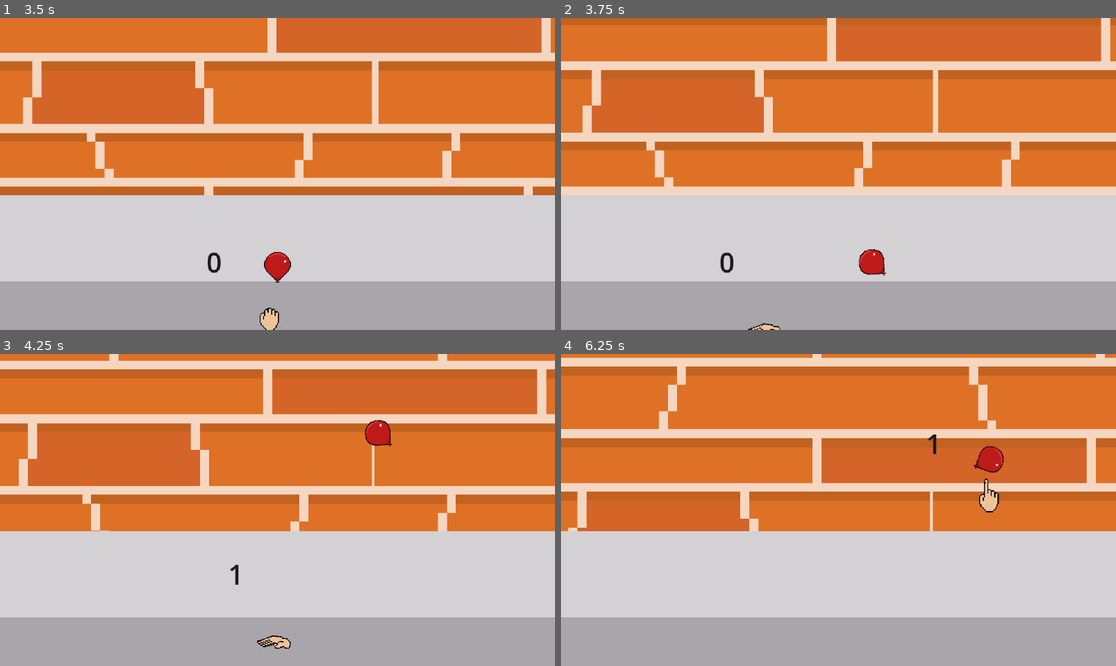
Above: before the commit, frames 1-4 (two rows, left to right).
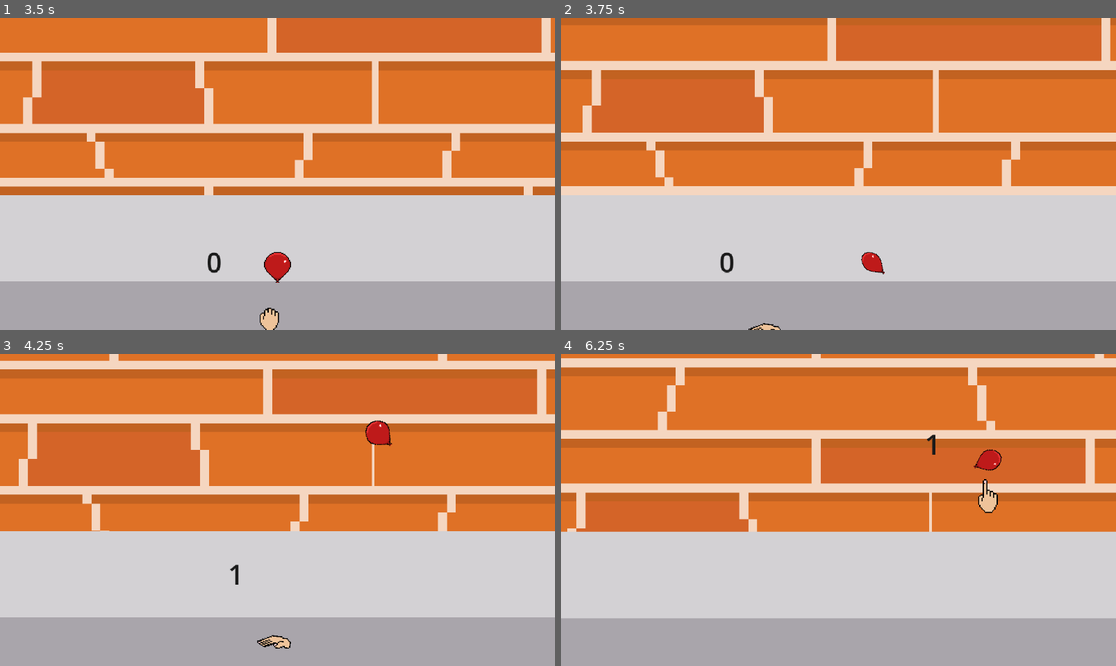
Above: after the commit, the same moments.

Repository: sepeters14/KeepItUpGame
Game: Godot game, scene res://Scenes/game.tscn
Two runs of this game, one before a commit and one after it. Both use one fixed random seed, a clock stepped at 60 frames per second and the inputs below.
Inputs (mouse positions are in pixels of both pictures, inside the frame that each line leads up to):
- Up to frame 1 (3.5 s): move the mouse to (294, 276) at 0.52 s; hold Right mouse button (action_2) 0.53-1.28 s; hold D (move_right) 0.53-2.03 s; tap Space (jump) at 0.77, 1.52, 3.02 s; move the mouse to (444, 220) at 1.27 s; click (444, 220) at 1.35 s; right-click (444, 220) at 1.55 s; move the mouse to (111, 127) at 2.02 s; hold Right mouse button (action_2) 2.03-2.78 s; hold A (move_left) from 2.03 s (still down); move the mouse to (305, 174) at 2.77 s; right-click (305, 174) at 2.85 s
- Up to frame 2 (3.75 s): keep holding A (move_left); move the mouse to (755, 96) at 3.52 s; press the mouse at (755, 96) at 3.53 s
- Up to frame 3 (4.25 s): keep holding A (move_left); tap Space (jump) at 3.77 s; right-click (194, 432) at 3.8 s
- Up to frame 4 (6.25 s): move the mouse to (960, 494) at 4.27 s; release A (move_left) at 4.28 s; release the mouse at (960, 494) at 4.28 s; hold D (move_right) from 4.28 s (still down); right-click (960, 494) at 4.35 s; tap Space (jump) at 4.52, 6.02 s; move the mouse to (727, 525) at 5.02 s; hold Right mouse button (action_2) 5.03-5.78 s; move the mouse to (894, 441) at 5.77 s; click (894, 441) at 5.85 s; right-click (894, 441) at 6.05 s

Frame 1 is identical in both runs. In frame 2, 1.0% of the frame differs, in the area x 0-100%, y 0-100%; in frame 3, 0.2%; in frame 4, 3.7%, in the area x 0-100%, y 0-85%.

Commit message:
add screen shake and sound when balloon hits wall

Diff:
--- a/Scenes/Items/balloon.tscn
+++ b/Scenes/Items/balloon.tscn
@@ -82,3 +82,4 @@
 shape = SubResource("CircleShape2D_5nddh")
 
 [connection signal="area_entered" from="Area2D" to="." method="_on_area_2d_area_entered"]
+[connection signal="body_entered" from="Area2D" to="." method="_on_area_2d_body_entered"]
--- a/Scenes/game.tscn
+++ b/Scenes/game.tscn
@@ -1,6 +1,7 @@
 [gd_scene format=3 uid="uid://cusaopp38lepo"]
 
 [ext_resource type="Script" uid="uid://b5ufeoqgycoet" path="res://Scripts/Global/game.gd" id="1_o5yvi"]
+[ext_resource type="Script" uid="uid://dfymxolpaj3qf" path="res://Scripts/Camera/camera_2d.gd" id="2_rfjv2"]
 [ext_resource type="Shader" uid="uid://db1lkbochiplo" path="res://Scripts/Shaders/scollingbackground.gdshader" id="2_v158k"]
 [ext_resource type="Texture2D" uid="uid://cc4yylh2wmwtg" path="res://Images/Backgrounds/BrickWallBackground.png" id="3_h4fw4"]
 [ext_resource type="Script" uid="uid://csu0r32qayl03" path="res://Scripts/UI/rich_text_label.gd" id="4_ldgsr"]
@@ -288,8 +289,9 @@
 [node name="Level" type="Node2D" unique_id=1013099189]
 script = ExtResource("1_o5yvi")
 
-[node name="MultiTargetCamera2D" type="Camera2D" parent="." unique_id=1690933642]
+[node name="Camera" type="Camera2D" parent="." unique_id=1690933642]
 position = Vector2(575, 518)
+script = ExtResource("2_rfjv2")
 
 [node name="Hand" type="CharacterBody2D" parent="." unique_id=1999486028 groups=["item"]]
 position = Vector2(578, 784.00006)
@@ -427,23 +429,27 @@
 position = Vector2(0, 216)
 shape = SubResource("RectangleShape2D_feb5d")
 
-[node name="Wall" type="StaticBody2D" parent="Level" unique_id=2104578959]
+[node name="Wall" type="StaticBody2D" parent="Level" unique_id=2104578959 groups=["safe_geo"]]
 position = Vector2(2, 69)
+collision_layer = 3
+collision_mask = 3
 
 [node name="CollisionShape2D" type="CollisionShape2D" parent="Level/Wall" unique_id=1660018745]
 position = Vector2(-181, -681)
 rotation = 1.5707964
 shape = SubResource("RectangleShape2D_j5wjh")
 
-[node name="Wall2" type="StaticBody2D" parent="Level" unique_id=106328556]
+[node name="Wall2" type="StaticBody2D" parent="Level" unique_id=106328556 groups=["safe_geo"]]
 position = Vector2(1161, 146)
+collision_layer = 3
+collision_mask = 3
 
 [node name="CollisionShape2D" type="CollisionShape2D" parent="Level/Wall2" unique_id=1871347946]
 position = Vector2(148, -770)
 rotation = 1.5707964
 shape = SubResource("RectangleShape2D_vef74")
 
-[node name="Ceiling" type="StaticBody2D" parent="Level" unique_id=1434829394]
+[node name="Ceiling" type="StaticBody2D" parent="Level" unique_id=1434829394 groups=["safe_geo"]]
 position = Vector2(576, -2444)
 collision_layer = 3
 collision_mask = 3
--- a/Scripts/Camera/camera_2d.gd
+++ b/Scripts/Camera/camera_2d.gd
@@ -1,53 +1,32 @@
 extends Camera2D
 
-@export var balloon: RigidBody2D
+var shake_intesity: float = 0.0
+var active_shake_time: float = 0.0
 
-#func _physics_process(delta):
-	#if balloon.position.y < 18:
-		#zoom = lerp(zoom, Vector2(0.5,0.5), 0.08)
-	#elif balloon.position.y >= 10:
-		#zoom = lerp(zoom, Vector2(1,1), 0.08)
+var shake_decay: float = 5.0
 
+var shake_time: float = 0.0
+var shake_time_speed: float = 20.0
 
-@export var move_speed = 0.5  # camera position lerp speed
-@export var zoom_speed = 0.25  # camera zoom lerp speed
-@export var min_zoom = 1.5  # camera won't zoom closer than this
-@export var max_zoom = 5  # camera won't zoom farther than this
-@export var margin = Vector2(400, 200)  # include some buffer area around targets
+var noise = FastNoiseLite.new()
 
-var targets = []  # Array of targets to be tracked.
+func _physics_process(delta: float) -> void:
+	if active_shake_time > 0:
+		shake_time += delta * shake_time_speed
+		active_shake_time -= delta
+		offset = Vector2(
+			noise.get_noise_2d(shake_time, 0) * shake_intesity,
+			noise.get_noise_2d(0, shake_time) * shake_intesity
+		)
+		shake_intesity = max(shake_intesity - shake_decay * delta, 0)
+	else:
+		offset = lerp(offset, Vector2.ZERO, 10.5 * delta)
 
-var knockback: Vector2 =  Vector2.ZERO
-var knockback_timer: float = 0.0
+func screen_shake(intensity: int, time: float):
+	randomize()
+	noise.seed = randi()
+	noise.frequency = 2.0
 
-@onready var screen_size = get_viewport_rect().size
-
-func _process(delta):
-	if !targets:
-		return
-	# Keep the camera centered between the targets
-	var target_position = Vector2.ZERO
-	for target in targets:
-		target_position += target.global_position
-	target_position /= targets.size()
-	global_position = lerp(global_position, target_position, move_speed)
-	# Find the zoom that will contain all targets
-	var rect = Rect2(global_position, Vector2.ONE)
-	for target in targets:
-		rect = rect.expand(target.global_position)
-	rect = rect.grow_individual(margin.x, margin.y, margin.x, margin.y)
-	var d = max(rect.size.x, rect.size.y)
-	var zoom_value
-	if rect.size.x > rect.size.y * screen_size.aspect():
-		zoom_value = clamp(rect.size.x / screen_size.x, min_zoom, max_zoom)
-	else:
-		zoom_value = clamp(rect.size.y / screen_size.y, min_zoom, max_zoom)
-	zoom = lerp(zoom, Vector2.ONE / zoom_value, zoom_speed)
-
-func add_target(target):
-	if not target in targets:
-		targets.append(target)
-
-func remove_target(target):
-	if target in targets:
-		targets.erase(target)
+	shake_intesity = intensity
+	active_shake_time = time
+	shake_time = 0.0
--- /dev/null
+++ b/Scripts/Camera/multi_camera_2d.gd
@@ -0,0 +1,53 @@
+extends Camera2D
+
+@export var balloon: RigidBody2D
+
+#func _physics_process(delta):
+	#if balloon.position.y < 18:
+		#zoom = lerp(zoom, Vector2(0.5,0.5), 0.08)
+	#elif balloon.position.y >= 10:
+		#zoom = lerp(zoom, Vector2(1,1), 0.08)
+
+
+@export var move_speed = 0.5  # camera position lerp speed
+@export var zoom_speed = 0.25  # camera zoom lerp speed
+@export var min_zoom = 1.5  # camera won't zoom closer than this
+@export var max_zoom = 5  # camera won't zoom farther than this
+@export var margin = Vector2(400, 200)  # include some buffer area around targets
+
+var targets = []  # Array of targets to be tracked.
+
+var knockback: Vector2 =  Vector2.ZERO
+var knockback_timer: float = 0.0
+
+@onready var screen_size = get_viewport_rect().size
+
+func _process(delta):
+	if !targets:
+		return
+	# Keep the camera centered between the targets
+	var target_position = Vector2.ZERO
+	for target in targets:
+		target_position += target.global_position
+	target_position /= targets.size()
+	global_position = lerp(global_position, target_position, move_speed)
+	# Find the zoom that will contain all targets
+	var rect = Rect2(global_position, Vector2.ONE)
+	for target in targets:
+		rect = rect.expand(target.global_position)
+	rect = rect.grow_individual(margin.x, margin.y, margin.x, margin.y)
+	var d = max(rect.size.x, rect.size.y)
+	var zoom_value
+	if rect.size.x > rect.size.y * screen_size.aspect():
+		zoom_value = clamp(rect.size.x / screen_size.x, min_zoom, max_zoom)
+	else:
+		zoom_value = clamp(rect.size.y / screen_size.y, min_zoom, max_zoom)
+	zoom = lerp(zoom, Vector2.ONE / zoom_value, zoom_speed)
+
+func add_target(target):
+	if not target in targets:
+		targets.append(target)
+
+func remove_target(target):
+	if target in targets:
+		targets.erase(target)
--- a/Scripts/Gameplay/balloon.gd
+++ b/Scripts/Gameplay/balloon.gd
@@ -37,9 +37,19 @@
 	apply_impulse(knockback, Vector2(-0.1,0)) # this makes the balloon spin while applying the force TODO (make the VECTOR2 a random postion or based on something)
 	knockback_timer = knockback_duration
 
+	var tween = create_tween()
+	#tween.set_parallel(true)
+	tween.tween_property($Sprite2D, "scale", Vector2(1.2,1.8), 0.2)
+	tween.tween_property($Sprite2D, "scale", Vector2(2,2), 0.2)
+
+
 
 func _on_area_2d_area_entered(area: Area2D) -> void:
 	if is_being_freed == false:
 		if area.is_in_group("killpane"):
 			is_being_freed = true
 			destroy_item()
+
+func _on_area_2d_body_entered(body: Node2D) -> void:
+	if body.is_in_group("safe_geo"):
+		AudioManager.play("res://Sounds/Balloon/794322__sadiquecat__helium-balloon-hit-kick-like.wav")
--- a/Scripts/Gameplay/hand.gd
+++ b/Scripts/Gameplay/hand.gd
@@ -9,6 +9,8 @@
 var is_falling = false
 
 @onready var animation_player = $AnimationPlayer
+
+@onready var open_hand_knockback_area = $OpenHandKnockackArea
 
 @onready var point_sprite = $HandPoint
 @onready var point_area_image = $HandPointArea2D/PointArea
@@ -62,6 +64,7 @@
 		if playing_open_hand_anim == false:
 			playing_open_hand_anim = true
 			animation_player.play("OpenHandSwing")
+
 	else:
 		playing_open_hand_anim = false
 		animation_player.play("ClosedHand")
@@ -69,6 +72,7 @@
 	if Input.is_action_just_released("action_2"):
 		point_area_image.visible = false
 		if object_in_area_2d != null:
+			get_parent().screen_shake(10, 0.05)
 			AudioManager.play("res://Sounds/Balloon/794322__sadiquecat__helium-balloon-hit-kick-like.wav")
 			#point_area_2d.monitoring = true
 			object_in_area_2d.apply_knockback(Vector2.UP, knockback_force_pointer, knockback_duration)
@@ -136,6 +140,7 @@
 		var knockback_direction = (body.global_position - global_position).normalized()
 		body.apply_knockback(knockback_direction, knockback_force_swing, knockback_duration)
 		AudioManager.play("res://Sounds/Balloon/794322__sadiquecat__helium-balloon-hit-kick-like.wav")
+		get_parent().screen_shake(2, 0.05)
 
 func _on_hand_point_area_2d_body_entered(body: Node2D) -> void:
 	if body.is_in_group("object"):
--- a/Scripts/Global/game.gd
+++ b/Scripts/Global/game.gd
@@ -1,7 +1,10 @@
 extends Node2D
 
-@onready var camera = $MultiTargetCamera2D
+@onready var camera = $Camera
 @onready var spawner = $Level/ObjectSpawner
 
 func _ready() -> void:
 	spawner.spawn_object()
+
+func screen_shake(intensity: int, time: float):
+	camera.screen_shake(intensity, time)
Not shown, changed: Scripts/Camera/camera_2d.gd.uid
Not shown, added: Scripts/Camera/multi_camera_2d.gd.uid
